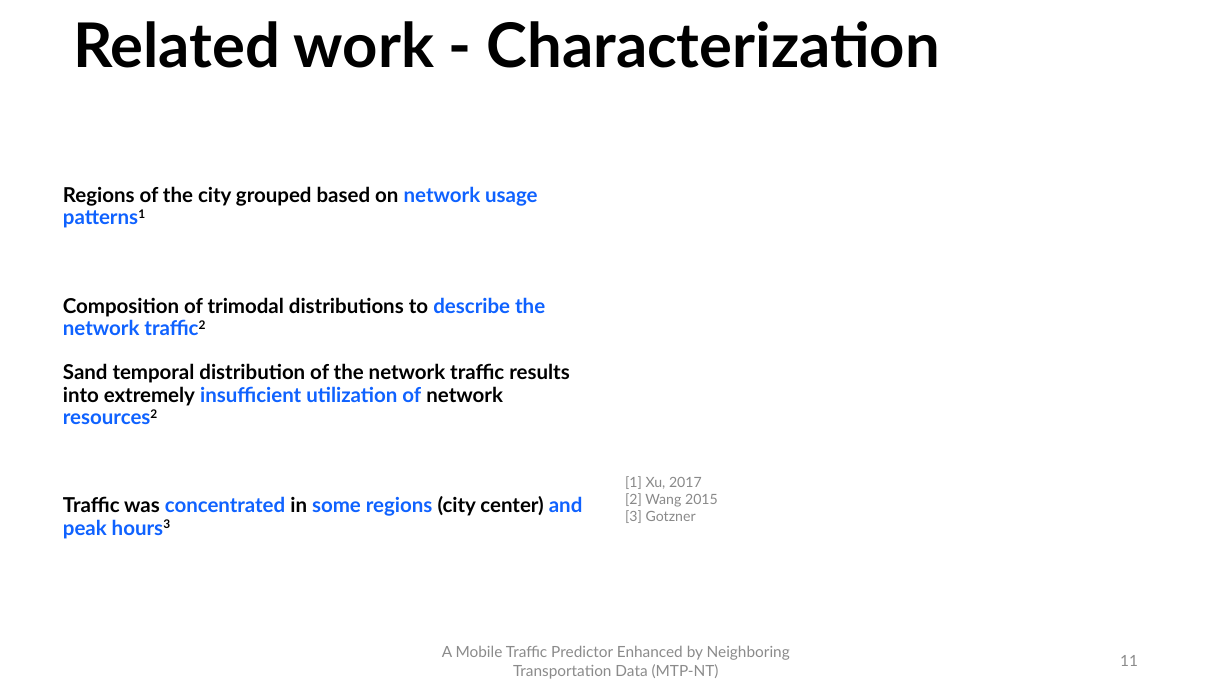
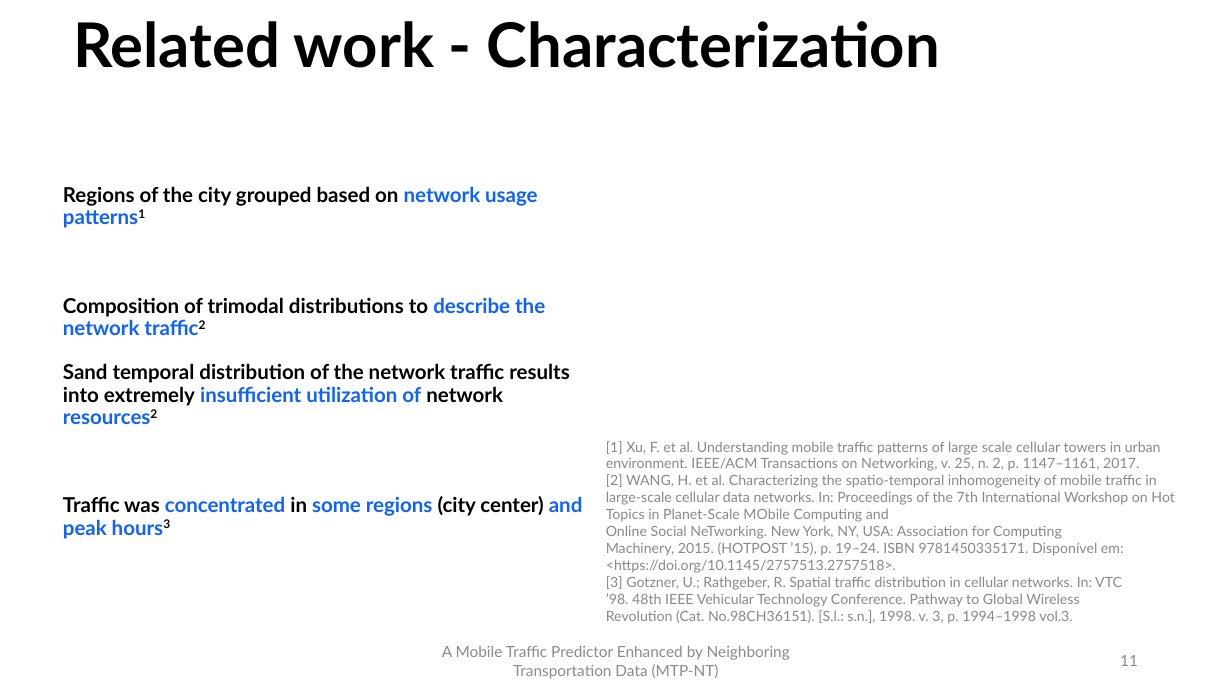
Before and after one commit to PatrickLdA/milan-telecom-analysis, a slide deck: slide 11 of defesa.pptx. Drawn at 1232x693 pixels with LibreOffice and Linux fonts; fonts in the diff are those of the drawing. Boxes give left, top, right and bottom in pixels: in the first picture for what was removed or moved away, otherwise in the second. Text is boxed around its words. In the diff, an @@ line names an element or a change of style, - is before the commit and + after.

```diff
--- a/defesa.pptx
+++ b/defesa.pptx
@@ text at box(606, 441, 1175, 623): text changed @@
-[1] Xu, 2017
-[2] Wang 2015
-[3] Gotzner
+[1] Xu, F. et al. Understanding mobile traffic patterns of large scale cellular towers in urban environment. IEEE/ACM Transactions on Networking, v. 25, n. 2, p. 1147–1161, 2017.
+[2] WANG, H. et al. Characterizing the spatio-temporal inhomogeneity of mobile traffic in large-scale cellular data networks. In: Proceedings of the 7th International Workshop on Hot Topics in Planet-Scale MObile Computing and
+Online Social NeTworking. New York, NY, USA: Association for Computing
+Machinery, 2015. (HOTPOST ’15), p. 19–24. ISBN 9781450335171. Disponível em: <https://doi.org/10.1145/2757513.2757518>.
+[3] Gotzner, U.; Rathgeber, R. Spatial traffic distribution in cellular networks. In: VTC
+’98. 48th IEEE Vehicular Technology Conference. Pathway to Global Wireless
+Revolution (Cat. No.98CH36151). [S.l.: s.n.], 1998. v. 3, p. 1994–1998 vol.3.
```
Also in this commit, not shown: 7 other slides changed, 5 slides added.
